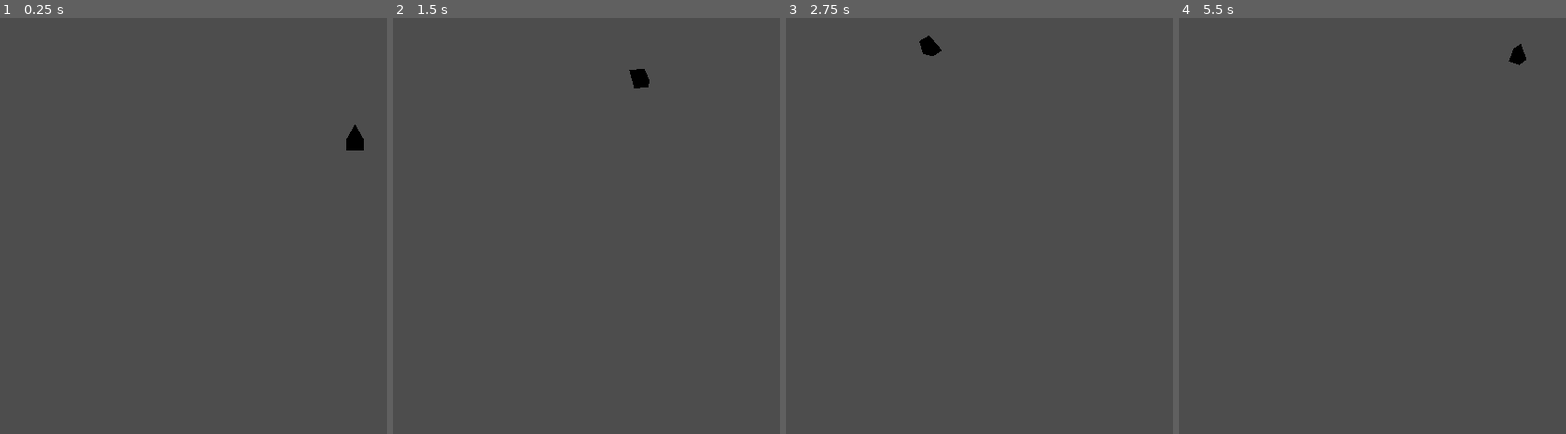
Above: before the commit, frames 1-4 (left to right).
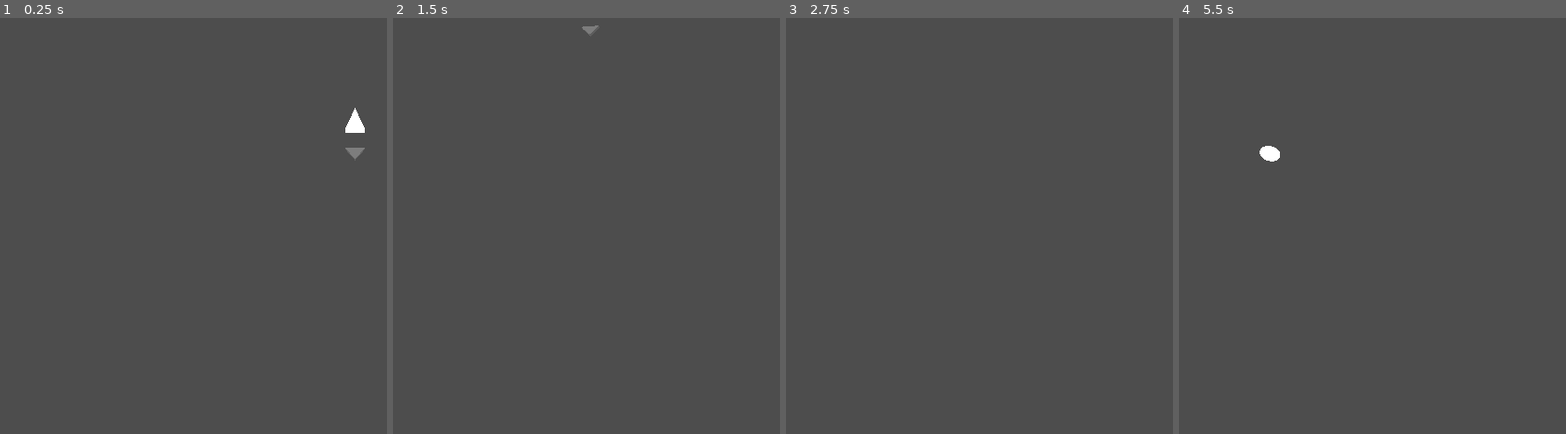
Above: after the commit, the same moments.

Repository: mtthwm/wildjamdec2024
Game: Godot game, scene res://Scenes/game.tscn
Two runs of this game, one before a commit and one after it. Both use one fixed random seed, a clock stepped at 60 frames per second and the inputs below. Before the commit the project starts from res://node_3d.tscn.
Inputs (mouse positions are in pixels of both pictures, inside the frame that each line leads up to):
- Up to frame 1 (0.25 s): no input
- Up to frame 2 (1.5 s): tap Enter (ui_accept) at 0.5, 0.77, 1.07 s; move the mouse to (outside the picture) at 0.52 s; hold A (a_pressed) 0.53-1.28 s; tap D (d_pressed) at 0.8, 1.35 s; move the mouse to (601, 246) at 1.27 s
- Up to frame 3 (2.75 s): tap Enter (ui_accept) at 1.52, 1.82 s; tap E (e_pressed) at 1.55 s; move the mouse to (outside the picture) at 2.02 s; hold E (e_pressed) from 2.03 s (still down); tap Q (q_pressed) at 2.3 s
- Up to frame 4 (5.5 s): move the mouse to (1496, 309) at 2.77 s; release E (e_pressed) at 2.78 s; tap Q (q_pressed) at 2.85 s; tap Enter (ui_accept) at 3.02, 3.32, 3.77, 4.07, 4.52, 4.55, 4.82, 5.1 s; tap S (s_pressed) at 3.05 s; move the mouse to (outside the picture) at 3.52 s; hold S (s_pressed) 3.53-4.28 s; tap W (w_pressed) at 3.8, 4.35 s; move the mouse to (1310, 163) at 4.27 s; move the mouse to (outside the picture) at 5.02 s; hold A (a_pressed) from 5.03 s (still down)

The runs differ from the first frame. In frame 1, 0.4% of the frame differs, in the area x 89-95%, y 21-34%; in frame 2, 0.2%; in frame 3, 0.2%; in frame 4, 0.3%.

Commit message:
changed a lot
Changed the Skater model
Added Shooting
Added aim cursor

Diff:
--- /dev/null
+++ b/Scenes/bullet.tscn
@@ -0,0 +1,34 @@
+[gd_scene load_steps=5 format=3 uid="uid://5adjvk7dww3r"]
+
+[ext_resource type="Script" path="res://Scripts/bullet.gd" id="1_rqudi"]
+
+[sub_resource type="ORMMaterial3D" id="ORMMaterial3D_tcdh3"]
+emission_enabled = true
+emission = Color(1, 1, 1, 1)
+
+[sub_resource type="SphereMesh" id="SphereMesh_glifu"]
+radius = 0.3
+height = 0.6
+
+[sub_resource type="SphereShape3D" id="SphereShape3D_qln0x"]
+radius = 0.291503
+
+[node name="Bullet" type="Node3D"]
+script = ExtResource("1_rqudi")
+
+[node name="MeshInstance3D" type="MeshInstance3D" parent="."]
+material_override = SubResource("ORMMaterial3D_tcdh3")
+mesh = SubResource("SphereMesh_glifu")
+
+[node name="RayCast3D" type="RayCast3D" parent="."]
+target_position = Vector3(0, 0, -0.3)
+
+[node name="Timer" type="Timer" parent="."]
+wait_time = 5.0
+
+[node name="Area3D" type="Area3D" parent="."]
+
+[node name="CollisionShape3D" type="CollisionShape3D" parent="Area3D"]
+shape = SubResource("SphereShape3D_qln0x")
+
+[connection signal="timeout" from="Timer" to="." method="_on_timer_timeout"]
--- /dev/null
+++ b/Scenes/game.tscn
@@ -0,0 +1,10 @@
+[gd_scene load_steps=2 format=3 uid="uid://bq2yq6o38kab4"]
+
+[ext_resource type="PackedScene" uid="uid://deavkqm2skg1p" path="res://Scenes/skater.tscn" id="1_q3yui"]
+
+[node name="Game" type="Node3D"]
+
+[node name="Skater" parent="." instance=ExtResource("1_q3yui")]
+
+[node name="DirectionalLight3D" type="DirectionalLight3D" parent="."]
+transform = Transform3D(1, 0, 0, 0, 0.707107, 0.707107, 0, -0.707107, 0.707107, 0, 16, 6)
--- /dev/null
+++ b/Scenes/skater.tscn
@@ -0,0 +1,56 @@
+[gd_scene load_steps=7 format=3 uid="uid://deavkqm2skg1p"]
+
+[ext_resource type="Script" path="res://Scripts/skater.gd" id="1_q1yof"]
+[ext_resource type="Script" path="res://Scripts/cursor.gd" id="2_wuudf"]
+
+[sub_resource type="PrismMesh" id="PrismMesh_3a48r"]
+size = Vector3(0.8, 0.5, 0.1)
+
+[sub_resource type="ConvexPolygonShape3D" id="ConvexPolygonShape3D_sr60h"]
+points = PackedVector3Array(0.4, 0.3, 0, 0, 0, 0, 0, 0, 0, 0, 0, 0)
+
+[sub_resource type="ORMMaterial3D" id="ORMMaterial3D_edviy"]
+emission_enabled = true
+emission = Color(1, 1, 1, 1)
+
+[sub_resource type="PrismMesh" id="PrismMesh_qnylg"]
+size = Vector3(0.8, 1, 0.3)
+
+[node name="Skater" type="CharacterBody3D"]
+script = ExtResource("1_q1yof")
+
+[node name="aim" type="CharacterBody3D" parent="."]
+script = ExtResource("2_wuudf")
+
+[node name="aim" type="MeshInstance3D" parent="aim"]
+transform = Transform3D(1, 0, 0, 0, -4.37114e-08, 1, 0, -1, -4.37114e-08, 0, 0.300309, -1.57261)
+transparency = 0.8
+mesh = SubResource("PrismMesh_3a48r")
+skeleton = NodePath("../..")
+
+[node name="cursor" type="MeshInstance3D" parent="aim"]
+top_level = true
+
+[node name="RayCast3D" type="RayCast3D" parent="aim"]
+transform = Transform3D(1, 0, 0, 0, 1, 0, 0, 0, 1, 0, 0.299647, -0.353018)
+target_position = Vector3(0, 0, -1)
+
+[node name="Camera3D2" type="Camera3D" parent="."]
+transform = Transform3D(1, 0, 0, 0, 0.267238, 0.963631, 0, -0.963631, 0.267238, 0, 10.045, 4.78142)
+top_level = true
+
+[node name="Timer" type="Timer" parent="."]
+wait_time = 1.5
+one_shot = true
+
+[node name="CollisionShape3D" type="CollisionShape3D" parent="."]
+transform = Transform3D(1, 3.15544e-30, 0, 0, 0.3, 0, 0, 8.88178e-16, 1, -1.88081e-37, 0.3, 8.29045e-16)
+shape = SubResource("ConvexPolygonShape3D_sr60h")
+
+[node name="MeshInstance3D" type="MeshInstance3D" parent="CollisionShape3D"]
+transform = Transform3D(1, 4.59763e-37, -1.05181e-29, 0, -1.45705e-07, 3.33333, 0, -1, -4.37114e-08, -3.76158e-37, 2.38419e-07, -8.29045e-16)
+material_override = SubResource("ORMMaterial3D_edviy")
+mesh = SubResource("PrismMesh_qnylg")
+skeleton = NodePath("../..")
+
+[connection signal="timeout" from="Timer" to="aim" method="_on_timer_timeout"]
--- a/rigid_body_3d.gd
+++ b/Scripts/bullet.gd
@@ -1,4 +1,9 @@
-extends RigidBody3D
+extends Node3D
+
+const SPEED =20
+@onready var mesh: MeshInstance3D = $MeshInstance3D
+@onready var ray: RayCast3D = $RayCast3D
+@onready var timer: Timer = $Timer
 
 
 # Called when the node enters the scene tree for the first time.
@@ -8,4 +13,4 @@
 
 # Called every frame. 'delta' is the elapsed time since the previous frame.
 func _process(delta: float) -> void:
-	pass
+	position += transform.basis * Vector3(0, 0, -SPEED) * delta
--- /dev/null
+++ b/Scripts/cursor.gd
@@ -0,0 +1,40 @@
+extends CharacterBody3D
+
+@onready var aim: MeshInstance3D = $aim
+@onready var cursor: MeshInstance3D = $cursor
+@onready var playergun: RayCast3D = $"RayCast3D"
+@onready var camera: Camera3D = $"../Camera3D2"
+@onready var timer: Timer = $"../Timer"
+
+
+
+
+var bullet = load("res://Scenes/bullet.tscn")
+var instance
+
+
+# Called when the node enters the scene tree for the first time.
+func _ready() -> void:
+	pass
+
+
+
+
+# Called every frame. 'delta' is the elapsed time since the previous frame.
+func _process(delta: float) -> void:
+	look_at_cursor()
+
+
+func look_at_cursor():
+	var player_pos = global_transform.origin
+	var dropPlane = Plane(Vector3(0, 1, 0), player_pos.y)
+
+	var ray_length = 100
+	var mouse_pos = get_viewport().get_mouse_position()
+	var from = camera.project_ray_origin(mouse_pos)
+	var to = from + camera.project_ray_normal(mouse_pos) * ray_length
+	var cursor_pos = dropPlane.intersects_ray(from,to)
+
+	cursor.global_transform.origin = cursor_pos + Vector3(0, 1, 0)
+
+	look_at(cursor_pos, Vector3.UP)
--- /dev/null
+++ b/Scripts/skater.gd
@@ -0,0 +1,81 @@
+extends CharacterBody3D
+
+const SPEED = 10
+const TURN_SPEED = 0.05
+#const JUMP_VELOCITY = 4.5
+@onready var timer: Timer = $Timer
+@onready var playergun: RayCast3D = $aim/RayCast3D
+
+
+var bullet = load("res://Scenes/bullet.tscn")
+var instance
+
+
+func _ready() -> void:
+	velocity.z = -1 * SPEED
+	timer.start()
+
+# if 'direction' is +1, the character turns left a fixed amount.
+# if 'direction' is -1, the character turns right.
+func turn(direction: int) -> void:
+	rotate_y(direction * TURN_SPEED)
+	velocity.x = velocity.rotated(Vector3.UP, direction * TURN_SPEED).x
+	velocity.z = velocity.rotated(Vector3.UP, direction * TURN_SPEED).z
+
+# controls the movement of the character. key inputs control turns.
+func _physics_process(delta: float) -> void:
+	velocity = velocity.normalized() * SPEED
+
+	if Input.is_action_pressed("w_pressed", false):
+		if velocity.angle_to(Vector3(-1,0,0)) > PI/2:
+			turn(1)
+		else:
+			turn(-1)
+
+	if Input.is_action_pressed("a_pressed", false):
+		if velocity.angle_to(Vector3(0,0,1)) > PI/2:
+			turn(1)
+		else:
+			turn(-1)
+
+	if Input.is_action_pressed("s_pressed", false):
+		if velocity.angle_to(Vector3(1,0,0)) > PI/2:
+			turn(1)
+		else:
+			turn(-1)
+
+	if Input.is_action_pressed("d_pressed", false):
+		if velocity.angle_to(Vector3(0,0,-1)) > PI/2:
+			turn(1)
+		else:
+			turn(-1)
+
+	if Input.is_action_pressed("q_pressed", false):
+		turn(1)
+
+	if Input.is_action_pressed("e_pressed", false):
+		turn(-1)
+
+
+
+#Shoot
+	if timer.is_stopped():
+		instance = bullet.instantiate()
+		instance.position = playergun.global_position
+		instance.transform.basis = playergun.global_transform.basis
+		get_parent().add_child(instance)
+		timer.start()
+
+
+
+
+
+	#  # Add the gravity.
+	#  if not is_on_floor():
+	#  	velocity += get_gravity() * delta
+
+	#  # Handle jump.
+	#  if Input.is_action_just_pressed("ui_accept") and is_on_floor():
+	#  	velocity.y = JUMP_VELOCITY
+
+	move_and_slide()
--- a/mesh_instance_3d.gd
+++ /dev/null
@@ -1,10 +0,0 @@
-extends MeshInstance3D
-
-# Called when the node enters the scene tree for the first time.
-func _ready() -> void:
-	pass
-
-
-# Called every frame. 'delta' is the elapsed time since the previous frame.
-func _process(delta: float) -> void:
-	pass
--- a/node_3d.tscn
+++ /dev/null
@@ -1,36 +0,0 @@
-[gd_scene load_steps=5 format=3 uid="uid://capqo1863aqgi"]
-
-[ext_resource type="Script" path="res://mesh_instance_3d.gd" id="1_abef3"]
-[ext_resource type="Script" path="res://Skater.gd" id="2_7rf8y"]
-
-[sub_resource type="PrismMesh" id="PrismMesh_0301n"]
-
-[sub_resource type="GDScript" id="GDScript_fkxlu"]
-script/source = "extends RigidBody3D
-
-
-# Called when the node enters the scene tree for the first time.
-func _ready() -> void:
-	pass
-
-
-# Called every frame. 'delta' is the elapsed time since the previous frame.
-func _process(delta: float) -> void:
-	pass
-"
-
-[node name="Node3D" type="Node3D"]
-
-[node name="Camera3D" type="Camera3D" parent="."]
-transform = Transform3D(1, 0, 0, 0, 0.548731, 0.835999, 0, -0.835999, 0.548731, 0, 10, 10)
-
-[node name="CharacterBody3D" type="CharacterBody3D" parent="."]
-script = ExtResource("2_7rf8y")
-
-[node name="MeshInstance3D" type="MeshInstance3D" parent="CharacterBody3D"]
-mesh = SubResource("PrismMesh_0301n")
-skeleton = NodePath("../..")
-script = ExtResource("1_abef3")
-
-[node name="RigidBody3D" type="RigidBody3D" parent="CharacterBody3D/MeshInstance3D"]
-script = SubResource("GDScript_fkxlu")
--- a/project.godot
+++ b/project.godot
@@ -11,7 +11,7 @@
 [application]
 
 config/name="WildJamDec2024"
-run/main_scene="res://node_3d.tscn"
+run/main_scene="res://Scenes/game.tscn"
 config/features=PackedStringArray("4.3", "GL Compatibility")
 config/icon="res://icon.svg"
 
Not shown, added: Scenes/skaF2CD.tmp
Not shown, added: skaF2CD.tmp
